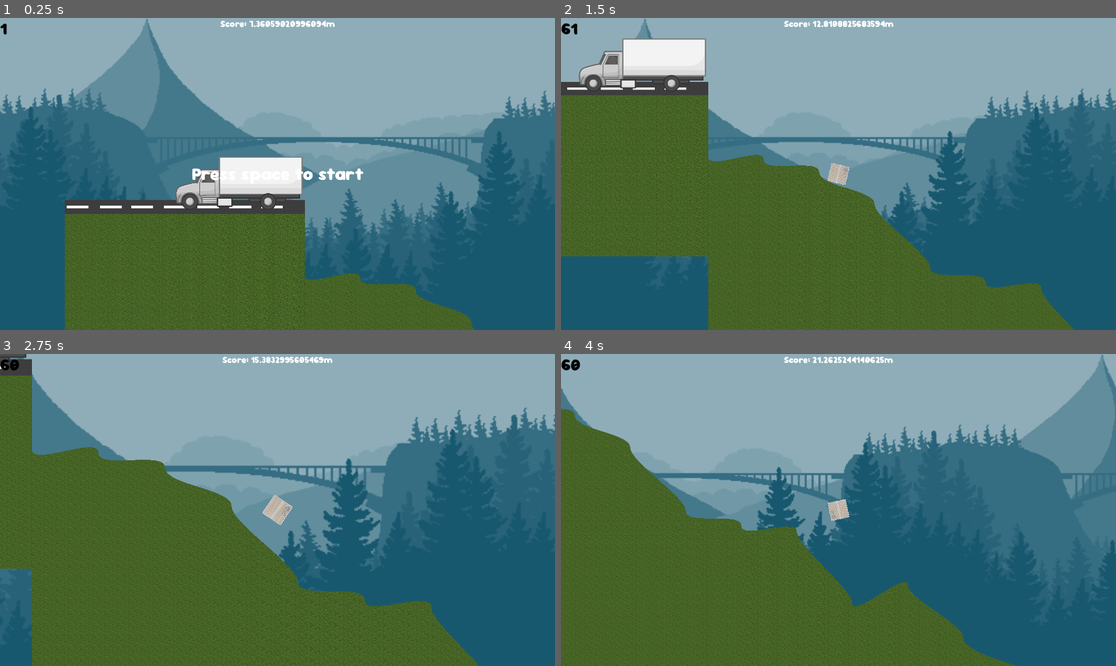
Above: before the commit, frames 1-4 (two rows, left to right).
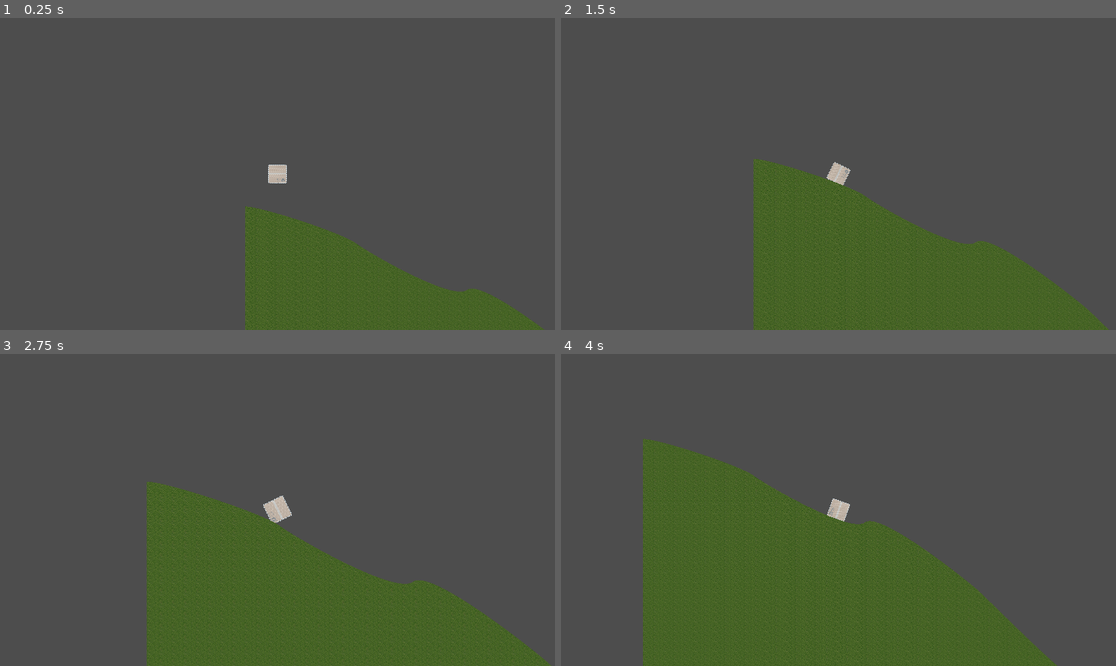
Above: after the commit, the same moments.

Repository: FelipePM01/EntregaExtraviada
Game: Godot game, scene res://main_scene.tscn
Two runs of this game, one before a commit and one after it. Both use one fixed random seed, a clock stepped at 60 frames per second and the inputs below.
Inputs (mouse positions are in pixels of both pictures, inside the frame that each line leads up to):
- Up to frame 1 (0.25 s): no input
- Up to frame 2 (1.5 s): tap Space (Spacebar) at 0.5, 1.35 s; move the mouse to (960, 158) at 0.52 s; hold D (right) 0.53-1.28 s; hold Space (Spacebar) 0.53-1.28 s; move the mouse to (727, 189) at 1.27 s; hold A (left) from 1.28 s (still down)
- Up to frame 3 (2.75 s): move the mouse to (333, 441) at 2.02 s; release A (left) at 2.03 s; hold D (right) from 2.03 s (still down); hold Mouse wheel down (scroll_down) from 2.03 s (still down); tap Space (Spacebar) at 2.3 s
- Up to frame 4 (4 s): move the mouse to (810, 572) at 2.77 s; release Mouse wheel down (scroll_down) at 2.78 s; tap Mouse wheel up (scroll_up) at 2.85 s; tap Space (Spacebar) at 3.05 s; move the mouse to (1005, 556) at 3.52 s; release D (right) at 3.53 s; hold A (left) from 3.53 s (still down); hold Space (Spacebar) from 3.53 s (still down)

The runs differ from the first frame. In frame 1, 91% of the frame differs, in the area x 0-100%, y 0-100%; in frame 2, 82%; in frame 3, 81%; in frame 4, 80%.

Commit message:
added infinite terrain instances

Diff:
--- a/box/scenes/box.tscn
+++ b/box/scenes/box.tscn
@@ -9,6 +9,7 @@
 friction = 3.0
 rough = true
 bounce = 0.7
+absorbent = true
 
 [sub_resource type="ConvexPolygonShape2D" id="ConvexPolygonShape2D_0gnfh"]
 points = PackedVector2Array(20, -30, 30, -20, 30, 20, 20, 30, -20, 30, -30, 20, -30, -20, -20, -30)
--- a/main_scene.gd
+++ b/main_scene.gd
@@ -1,13 +1,7 @@
 extends Node2D
 @export var player: RigidBody2D
 @export var terrain: Node2D
-@export var menu: CanvasLayer
+
 func _process(delta):
-	#if terrain.terrain[-1].x < player.position.x + Globals.screensize.x / 2:
-	#	terrain.add_hills()
-
-	if (Input.is_action_pressed("Spacebar") and menu.visible):
-		player.gravity_scale = 1
-		player.apply_impulse(Vector2(600, -30))
-		player.apply_torque(80000)
-		menu.visible = false
+	if terrain.spawn_polygon_x-Globals.screensize.x < player.position.x :
+		terrain.add_hills()
--- a/main_scene.tscn
+++ b/main_scene.tscn
@@ -1,118 +1,16 @@
-[gd_scene load_steps=11 format=3 uid="uid://6xssreta51vp"]
+[gd_scene load_steps=4 format=3 uid="uid://ci5ill1frv0tg"]
 
 [ext_resource type="Script" path="res://main_scene.gd" id="1_8bsnl"]
 [ext_resource type="PackedScene" uid="uid://dt6cak775tec0" path="res://box/scenes/box.tscn" id="2_uv8jf"]
-[ext_resource type="PackedScene" uid="uid://bmno7rmf2n6l8" path="res://game_menu/scenes/MenuTest1.tscn" id="3_3tux8"]
-[ext_resource type="PackedScene" uid="uid://ofk54kht2sup" path="res://paralax/scenes/cliff.tscn" id="3_v2q77"]
-[ext_resource type="PackedScene" uid="uid://ba2toixanr5ol" path="res://terrain/scenes/terrain.tscn" id="4_y10el"]
-[ext_resource type="PackedScene" uid="uid://cchxpjumv38tg" path="res://player_ui/scenes/score_scene_ui.tscn" id="5_5ya65"]
-[ext_resource type="PackedScene" uid="uid://bshkt4wfgo8kn" path="res://player_ui/scenes/lose_scene_ui.tscn" id="6_8y5pi"]
-[ext_resource type="Texture2D" uid="uid://ddvvquy2sebku" path="res://terrain/resources/grass.png" id="6_36pei"]
-[ext_resource type="Texture2D" uid="uid://rpoykyouhg2x" path="res://game_menu/textures/Truck.png" id="6_mxdbv"]
+[ext_resource type="PackedScene" uid="uid://ba2toixanr5ol" path="res://terrain/scenes/terrain.tscn" id="3_1ifq5"]
 
-[sub_resource type="RectangleShape2D" id="RectangleShape2D_buerj"]
-size = Vector2(829.97, 969)
-
-[node name="MainScene" type="Node2D" node_paths=PackedStringArray("player", "terrain", "menu")]
+[node name="MainScene" type="Node2D" node_paths=PackedStringArray("player", "terrain")]
 script = ExtResource("1_8bsnl")
 player = NodePath("Box")
 terrain = NodePath("Terrain")
-menu = NodePath("Menu")
-
-[node name="Menu" parent="." instance=ExtResource("3_3tux8")]
-
-[node name="Cliff" parent="." instance=ExtResource("3_v2q77")]
 
 [node name="Box" parent="." instance=ExtResource("2_uv8jf")]
-position = Vector2(736.059, 385)
-gravity_scale = 0.0
+position = Vector2(112, 119)
 
-[node name="Terrain" parent="." instance=ExtResource("4_y10el")]
-position = Vector2(830, 475)
-
-[node name="Street" type="Node2D" parent="."]
-position = Vector2(830.059, 10)
-
-[node name="ColorRect2" type="ColorRect" parent="Street"]
-offset_left = -830.0
-offset_top = 465.0
-offset_bottom = 512.0
-color = Color(0.241156, 0.241156, 0.241156, 1)
-metadata/_edit_use_anchors_ = true
-
-[node name="Lines" type="Node2D" parent="Street"]
-position = Vector2(-789, 207)
-scale = Vector2(1, 0.64)
-
-[node name="ColorRect7" type="ColorRect" parent="Street/Lines"]
-offset_left = 638.0
-offset_top = 434.0
-offset_right = 678.0
-offset_bottom = 474.0
-scale = Vector2(1.88, 0.319999)
-
-[node name="ColorRect8" type="ColorRect" parent="Street/Lines"]
-offset_left = 529.0
-offset_top = 434.0
-offset_right = 569.0
-offset_bottom = 474.0
-scale = Vector2(1.88, 0.319999)
-
-[node name="ColorRect9" type="ColorRect" parent="Street/Lines"]
-offset_left = 418.0
-offset_top = 434.0
-offset_right = 458.0
-offset_bottom = 474.0
-scale = Vector2(1.88, 0.319999)
-
-[node name="ColorRect10" type="ColorRect" parent="Street/Lines"]
-offset_left = 302.0
-offset_top = 434.0
-offset_right = 342.0
-offset_bottom = 474.0
-scale = Vector2(1.88, 0.319999)
-
-[node name="ColorRect11" type="ColorRect" parent="Street/Lines"]
-offset_left = 189.0
-offset_top = 434.0
-offset_right = 229.0
-offset_bottom = 474.0
-scale = Vector2(1.88, 0.319999)
-
-[node name="ColorRect12" type="ColorRect" parent="Street/Lines"]
-offset_left = 81.0
-offset_top = 434.0
-offset_right = 121.0
-offset_bottom = 474.0
-scale = Vector2(1.88, 0.319999)
-
-[node name="ColorRect13" type="ColorRect" parent="Street/Lines"]
-offset_left = -34.0
-offset_top = 434.0
-offset_right = 6.0
-offset_bottom = 474.0
-scale = Vector2(1.88, 0.319999)
-
-[node name="Polygon2D" type="Polygon2D" parent="Street"]
-texture_filter = 1
-texture_repeat = 2
-position = Vector2(-423.059, 141)
-texture = ExtResource("6_36pei")
-polygon = PackedVector2Array(423, 371, 423, 929, -407, 929, -406, 371)
-
-[node name="StaticBody2D" type="StaticBody2D" parent="Street"]
-
-[node name="CollisionShape2D" type="CollisionShape2D" parent="Street/StaticBody2D"]
-position = Vector2(-415.074, 949.5)
-shape = SubResource("RectangleShape2D_buerj")
-
-[node name="Truck" type="Sprite2D" parent="."]
-position = Vector2(608, 423)
-scale = Vector2(0.341, 0.341)
-texture = ExtResource("6_mxdbv")
-flip_h = true
-
-[node name="LoseScene" parent="." instance=ExtResource("6_8y5pi")]
-visible = false
-
-[node name="ScoreUi" parent="." instance=ExtResource("5_5ya65")]
+[node name="Terrain" parent="." instance=ExtResource("3_1ifq5")]
+vertices = 5
--- a/terrain/scenes/terrain.tscn
+++ b/terrain/scenes/terrain.tscn
@@ -18,8 +18,12 @@
 ground_collision = NodePath("GroundCollision")
 texture = ExtResource("2_0wtrj")
 noise = SubResource("NoiseTexture2D_ppkbl")
+bezier_x_in_out = 50
+bezier_max_y_in_out = 50
 
 [node name="GroundCollision" type="StaticBody2D" parent="."]
+collision_layer = 3
 physics_material_override = SubResource("PhysicsMaterial_jvued")
 
 [node name="Line2D" type="Line2D" parent="."]
+visible = false
--- a/terrain/scripts/terrain.gd
+++ b/terrain/scripts/terrain.gd
@@ -11,10 +11,13 @@
 @export var vertices = 10
 var terrain = Array()
 
-const offset=200
-@onready var start_height=offset
+@export var start_offset=200
+@onready var start_height=start_offset
 @onready var start_x=0
 @onready var spawn_polygon_x=Globals.screensize.x/2
+@export var bezier_x_in_out=5
+@export var bezier_max_y_in_out=5
+
 func _ready():
 	randomize()
 	terrain = Array()
@@ -27,7 +30,7 @@
 
 
 	var start_vertex=Vector2(start_x,start_height)
-	var end_vertex=start_vertex+Globals.screensize-Vector2(0,100)
+	var end_vertex=start_vertex+Globals.screensize
 	var vertex_array=Array()
 	for i in range(vertices):
 		randomize()
@@ -35,7 +38,8 @@
 
 	var curve=Curve2D.new()
 	for i in vertex_array:
-		curve.add_point(i,Vector2(0,-50),Vector2(0,50))
+		var bezier_y=randf_range(-bezier_max_y_in_out,bezier_max_y_in_out)
+		curve.add_point(i,Vector2(-bezier_x_in_out,bezier_y),Vector2(bezier_x_in_out,-bezier_y))
 	curve.add_point(end_vertex)
 	var points=curve.get_baked_points()
 	$Line2D.points=points
--- a/terrain/scripts/test_scene.gd
+++ b/terrain/scripts/test_scene.gd
@@ -3,5 +3,5 @@
 @export var terrain: Node2D
 
 func _process(delta):
-	if terrain.terrain[-1].x < player.position.x + Globals.screensize.x / 2:
+	if terrain.spawn_polygon_x < player.position.x + Globals.screensize.x / 2:
 		terrain.add_hills()
